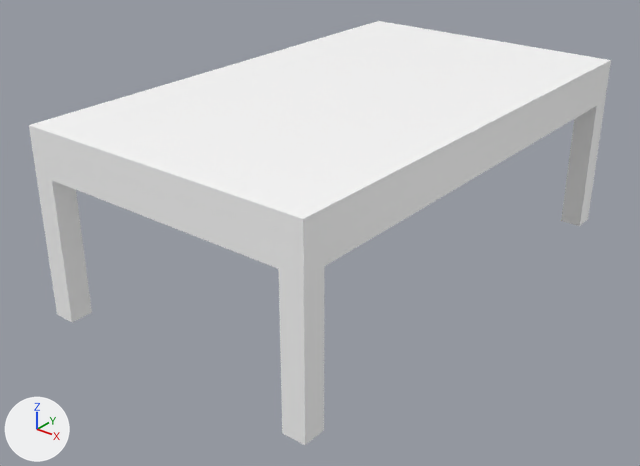
The FBX model Model/Lowtable.fbx, before and after one commit.
Rendered twice from a camera (50 mm lens) standing at (0.1099, -0.0944, 0.0382) and looking at (0.0748, -0.0504, 0.0109). Lighting does not change. The marker at lower left points along +X, +Y and +Z. Where no turn or scale is listed for an object, it has been applied to the vertices.

In view in the first picture: 'pasted__pCube1', 'pasted__pCube2', 'pasted__pCube3', 'pasted__pCube5'.
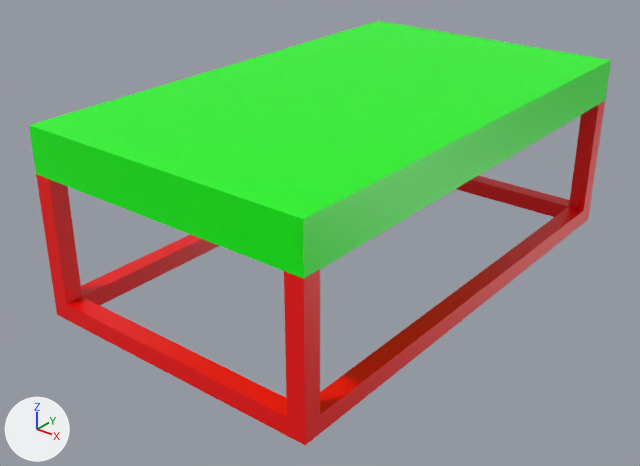
Where the newer file only moved an object's origin or applied its transform, the numbers keep the older frame.

Where the change shows, as pixel boxes (x1, y1, x2, y2) in the pictures (640 x 466 px):
'pasted__pCube1', recoloured (white to green)
    both: (29, 21, 611, 279)
'pCube66', added (red)
    after: (320, 207, 584, 433)
'pCube64', added (red)
    after: (67, 297, 287, 436)
'pasted__pCube2', recoloured (white to red)
    both: (278, 266, 325, 445)
'pasted__pCube5', recoloured (white to red)
    both: (36, 174, 92, 322)
'pCube65', added (red)
    after: (81, 235, 219, 305)
'pasted__pCube3', recoloured
    both: (561, 101, 605, 226)
'pCube63', added (red)
    after: (457, 176, 570, 217)

Edits to the bpy script that builds the scene:
```text
Add mat_low_table1:
    mat_low_table1 = principled_material('Low_table1')
    mat_low_table1.base_color = (0.0, 1.0, 0.0)  # green #00ff00
    mat_low_table1.roughness = 0.4
Add mat_low_table_base:
    mat_low_table_base = principled_material('Low_table_base')
    mat_low_table_base.base_color = (1.0, 0.0, 0.0)  # red #ff0000
    mat_low_table_base.roughness = 0.4
Change me_mesh_001:
    where me_mesh_001.from_pydata(...)  # 8 vertices, 6 faces; spans x -0.0016..0.0, y 0.0..0.0016, z -0.01..0.0
    remove me_mesh_001.materials.append(mat_lambert1)  # white #ffffff
    add me_mesh_001.materials.append(mat_low_table_base)  # red #ff0000
Change me_mesh_004:
    where me_mesh_004.from_pydata(...)  # 8 vertices, 6 faces; spans x 0.0..0.0016, y 0.0..0.0016, z -0.01..0.0
    remove me_mesh_004.materials.append(mat_lambert1)  # white #ffffff
    add me_mesh_004.materials.append(mat_low_table_base)  # red #ff0000
Change me_mesh_002:
    where me_mesh_002.from_pydata(...)  # 8 vertices, 6 faces; spans x -0.0016..0.0, y -0.0016..0.0, z -0.01..0.0
    remove me_mesh_002.materials.append(mat_lambert1)  # white #ffffff
    add me_mesh_002.materials.append(mat_low_table_base)  # red #ff0000
Change me_mesh:
    where me_mesh.from_pydata(...)  # 8 vertices, 6 faces; spans x -0.0106..0.0106, y -0.018..0.018, z -0.0016..0.0016
    remove me_mesh.materials.append(mat_lambert1)  # white #ffffff
    add me_mesh.materials.append(mat_low_table1)  # green #00ff00
Add me_mesh_008:
    me_mesh_008.from_pydata(...)  # a box spanning x 0.0..0.0013, y 0.0..0.0336, z 0.0..0.0013
    me_mesh_008.materials.append(mat_low_table_base)  # red #ff0000
Add me_mesh_005:
    me_mesh_005.from_pydata(...)  # a box spanning x 0.0..0.0188, y -0.0013..0.0, z 0.0..0.0013
    me_mesh_005.materials.append(mat_low_table_base)  # red #ff0000
Add me_mesh_006:
    me_mesh_006.from_pydata(...)  # a box spanning x 0.0..0.0188, y -0.0013..0.0, z 0.0..0.0013
    me_mesh_006.materials.append(mat_low_table_base)  # red #ff0000
Add me_mesh_007:
    me_mesh_007.from_pydata(...)  # a box spanning x 0.0..0.0013, y 0.0..0.0336, z 0.0..0.0013
    me_mesh_007.materials.append(mat_low_table_base)  # red #ff0000
Add ob_pcube66:
    ob_pcube66 = bpy.data.objects.new('pCube66', me_mesh_008)
    ob_pcube66.location = (0.08481, -0.06454, 0.00769)
Add ob_pcube63:
    ob_pcube63 = bpy.data.objects.new('pCube63', me_mesh_005)
    ob_pcube63.location = (0.06606, -0.02972, 0.00769)
Add ob_pcube64:
    ob_pcube64 = bpy.data.objects.new('pCube64', me_mesh_006)
    ob_pcube64.location = (0.06606, -0.06454, 0.00769)
Add ob_pcube65:
    ob_pcube65 = bpy.data.objects.new('pCube65', me_mesh_007)
    ob_pcube65.location = (0.06481, -0.06454, 0.00769)
```
